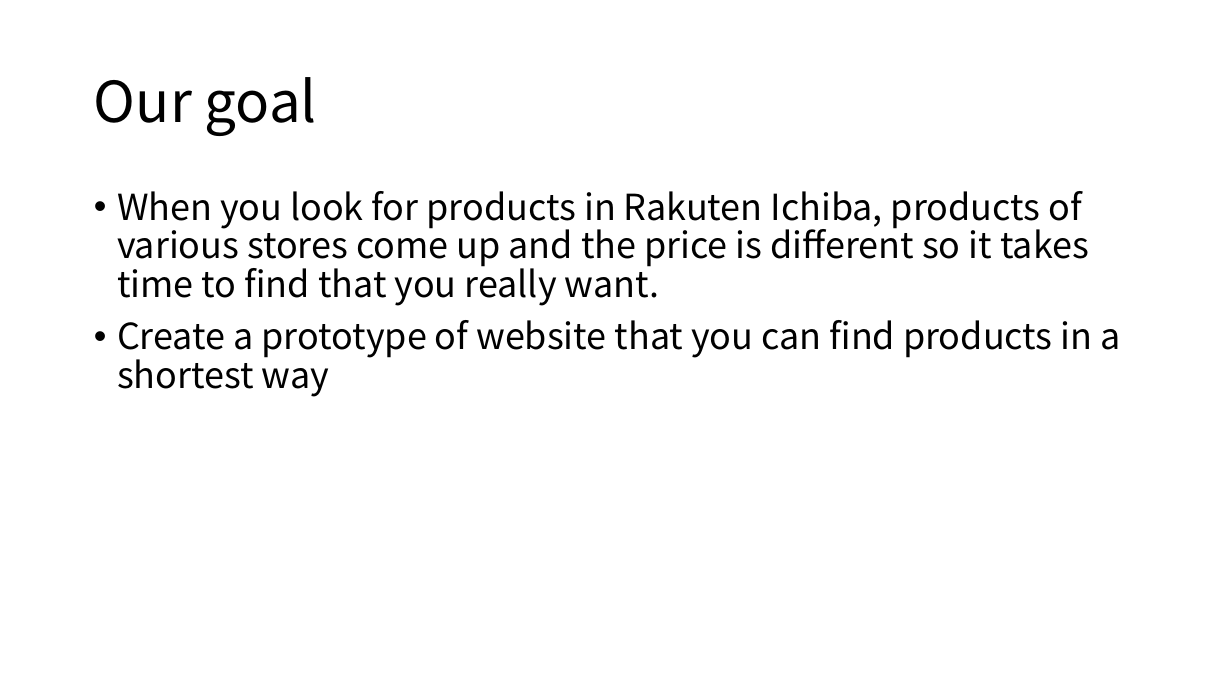
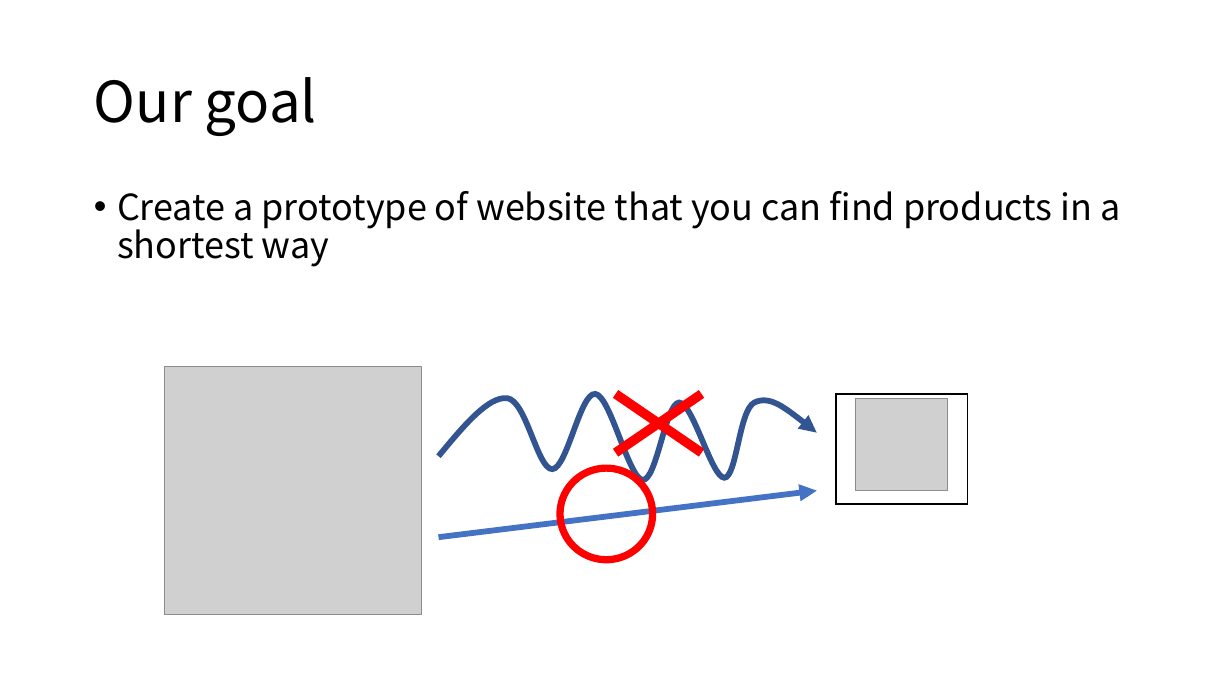
Before and after one commit to KNobuki/Rakuten_fashion, a slide deck: slide 2 of presentation/Presentation.pptx. Drawn at 1232x693 pixels with LibreOffice and Linux fonts; fonts in the diff are those of the drawing; grey boxes stand for pictures. Boxes give left, top, right and bottom in pixels: in the first picture for what was removed or moved away, otherwise in the second. Text is boxed around its words. In the diff, an @@ line names an element or a change of style, - is before the commit and + after.

Commit message:
change slides

```diff
--- a/presentation/Presentation.pptx
+++ b/presentation/Presentation.pptx
@@ text at <box>117,191,1089,306</box>: paragraph removed @@
-• When you look for products in Rakuten Ichiba, products of various stores come up and the price is different so it takes time to find that you really want.
@@ picture added at <box>165,367,421,615</box> @@
@@ cross added at <box>576,367,741,480</box>, fill #FF0000 @@
@@ freeform shape added at <box>439,394,817,480</box>, outline #325491 4.5 pt @@
@@ rectangle added at <box>836,394,968,504</box>, outline #000000 1 pt @@
@@ picture added at <box>856,398,948,491</box> @@
@@ donut added at <box>556,465,656,564</box>, fill #FF0000 @@
@@ arrow added from (439, 537) to (817, 491), #4472C4 4.5 pt @@
```
Also in this commit, not shown: 4 other slides changed, 1 other file.
